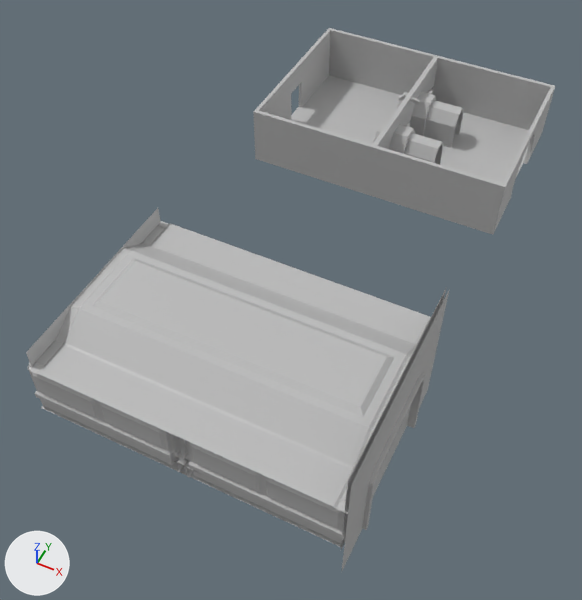
The FBX model Assets/Models/rooms/checkpoint chamber.fbx as it was, and as the next commit left it.
Camera for both pictures: a camera (50 mm lens) standing at (0.13, -0.202, 0.334) and looking at (-0.007, 0.072, -0.009). The axes (+X, +Y, +Z) are drawn at lower left. The lights are the same throughout. Where no turn or scale is listed for an object, it has been applied to the vertices.

In view in the first picture: 'checkpoint1', 'checkpoint_chamber'.
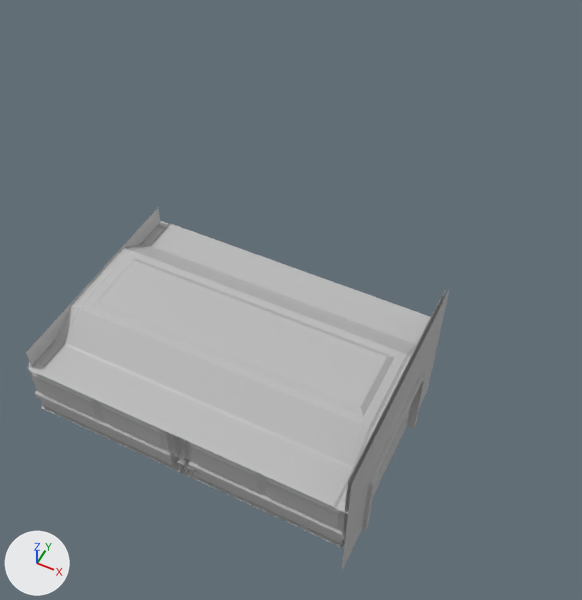
Boxes [x1, y1, x2, y2] around the edits, measured in the pictures (582 x 600 px):
'checkpoint1', deleted: before [253, 28, 555, 235]
    faces in mat_lambert4 (grey #bcbcbc): [253, 28, 555, 235]
    faces in mat_lambert2 (grey #bcbcbc): [372, 56, 464, 164]

What changed in the scene script:
```text
Remove ob_checkpoint1:
    ob_checkpoint1 = bpy.data.objects.new('checkpoint1', me_mesh)
    ob_checkpoint1.location = (0.0, 0.2223, 0.0171)
```
